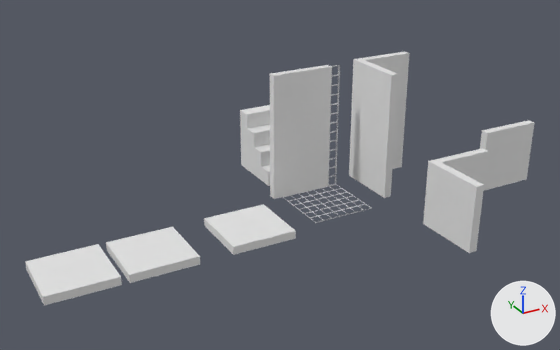
An edit to the Blender file jakes_test/mesh_library.blend, drawn before and after from the same camera.
The view is the same before and after, from a 50 mm camera at (-11.79, -21.4, 10.49) aimed at (-1.38, -2.47, 1.03). Arrows for +X, +Y and +Z are at lower right; the lights stay in place. The picture after the commit comes second.

The older version as bpy lines, for what is in view:
```python
me_cube = bpy.data.meshes.new('Cube')
me_cube.from_pydata(...)  # 38 vertices, 36 faces; spans x -1.0..1.0, y -1.0..1.0, z 0.0..2.0
me_cube_002 = bpy.data.meshes.new('Cube.002')
me_cube_002.from_pydata(...)  # 224 vertices, 222 faces; spans x -1.0..1.0, y 0.75..0.8, z 0.0..4.0
me_cube_002.materials.append(mat_grate)  # white #e7e7e7
me_cube_004 = bpy.data.meshes.new('Cube.004')
me_cube_004.from_pydata(...)  # a box spanning x -1.0..1.0, y 0.75..1.0, z 0.0..2.0
me_cube_004.materials.append(mat_walls_and_floor)  # white #e7e7e7
me_cube_009 = bpy.data.meshes.new('Cube.009')
me_cube_009.from_pydata(...)  # 56 vertices, 42 faces; spans x -1.02..0.98, y -1.0..1.0, z 0.0
me_cube_009.materials.append(mat_grate)  # white #e7e7e7
ob_grate = bpy.data.objects.new('grate', me_cube_009)
ob_grate.location = (0.01, -2.97, 0.0)
_m = ob_grate.modifiers.new('Wireframe', 'WIREFRAME')
ob_half_wall_tile = bpy.data.objects.new('half_wall_tile', me_cube_004)
ob_half_wall_tile.location = (5.76, -5.42, 0.0)
ob_stair = bpy.data.objects.new('stair', me_cube)
ob_stair.location = (0.0, 0.0, 0.0)
ob_wall_grate = bpy.data.objects.new('wall_grate', me_cube_002)
ob_wall_grate.location = (-0.01, -2.7, 0.0)
_m = ob_wall_grate.modifiers.new('Wireframe', 'WIREFRAME')
# also in view: 'floor_tile_wire_center' at (-5.8, -3.18, -0.12); 'floor_tile_wire_corner' at (-8.01, -3.17, -0.12); 'wall_tile_corner' at (2.76, -2.56, 2.0); 'floor_tile' at (-2.78, -3.15, -0.12); 'wall_tile' at (-0.31, -1.84, 2.0)
```
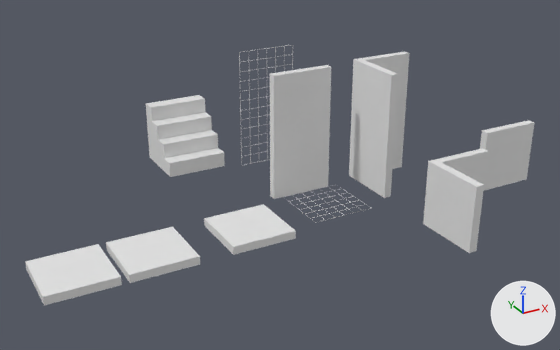
Boxes [x1, y1, x2, y2] around the edits, measured in the pictures (560 x 350 px):
'stair', moved
    before: [240, 105, 270, 186]
    after: [146, 95, 225, 177]
'wall_grate', moved
    before: [283, 65, 340, 186]
    after: [239, 45, 293, 165]
'grate', modifiers changed
    before: [283, 184, 371, 223]
    after: [284, 185, 371, 223]

The change in detail:
Object 'grate' (ob_grate) has a WIREFRAME modifier named 'Wireframe'.
Modifier setting: thickness = 0.01.
Object 'wall_grate' (ob_wall_grate) moves from (-0.01, -2.7, 0.0) to (0.0, 0.0, 0.0).
Object 'stair' (ob_stair) moves from (0.0, 0.0, 0.0) to (-2.54, 2.2, 0.0).
